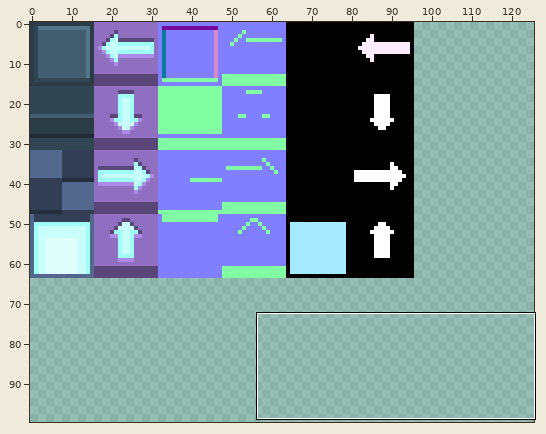
Sprite sheet: assets/tileset.png. The picture above shows the old version from afar; the outline marks the close-up.
Close-up. Before the commit:
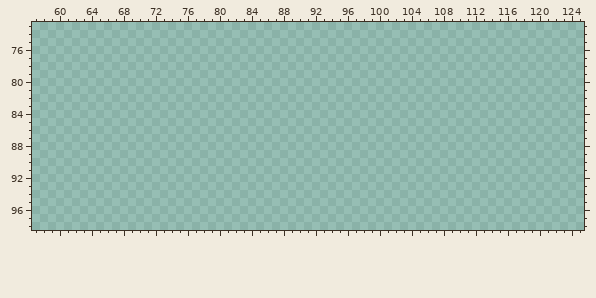
The file is 128x128 pixels. Shown: x 57..125, y 73..98. The wide view leaves out empty margins. The commit also changed other parts of the picture, which this record leaves out.
Now the later version:
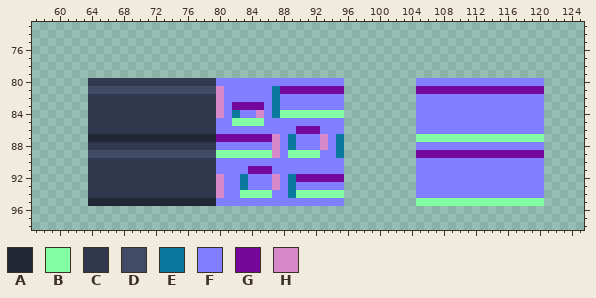
Palette (. is transparent): A #222736  B #82ffa3  C #30384d  D #404b66  E #0b799e  F #807fff  G #75079a  H #d788c9
Diff:
y 80: x 64..95 ................................ -> CCCCCCCCCCCCCCCCFFFFFFFFFFFFFFFF; x 105..120 ................ -> FFFFFFFFFFFFFFFF
y 81: x 64..95 ................................ -> DDDDDDDDDDDDDDDDHFFFFFFEGGGGGGGG; x 105..120 ................ -> GGGGGGGGGGGGGGGG
y 82: x 64..95 ................................ -> CCCCCCCCCCCCCCCCHFFFFFFEFFFFFFFF; x 105..120 ................ -> FFFFFFFFFFFFFFFF
y 83: x 64..95 ................................ -> CCCCCCCCCCCCCCCCHFGGGGFEFFFFFFFF; x 105..120 ................ -> FFFFFFFFFFFFFFFF
y 84: x 64..95 ................................ -> CCCCCCCCCCCCCCCCHFEFFHFEBBBBBBBB; x 105..120 ................ -> FFFFFFFFFFFFFFFF
y 85: x 64..95 ................................ -> CCCCCCCCCCCCCCCCFFBBBBFFFFFFFFFF; x 105..120 ................ -> FFFFFFFFFFFFFFFF
y 86: x 64..95 ................................ -> CCCCCCCCCCCCCCCCFFFFFFFFFFGGGFFF; x 105..120 ................ -> FFFFFFFFFFFFFFFF
y 87: x 64..95 ................................ -> AAAAAAAAAAAAAAAAGGGGGGGHFEFFFHFE; x 105..120 ................ -> BBBBBBBBBBBBBBBB
y 88: x 64..95 ................................ -> CCCCCCCCCCCCCCCCFFFFFFFHFEFFFHFE; x 105..120 ................ -> FFFFFFFFFFFFFFFF
y 89: x 64..95 ................................ -> DDDDDDDDDDDDDDDDBBBBBBBHFBBBBFFE; x 105..120 ................ -> GGGGGGGGGGGGGGGG
y 90: x 64..95 ................................ -> CCCCCCCCCCCCCCCCFFFFFFFFFFFFFFFF; x 105..120 ................ -> FFFFFFFFFFFFFFFF
y 91: x 64..95 ................................ -> CCCCCCCCCCCCCCCCFFFFGGGFFFFFFFFF; x 105..120 ................ -> FFFFFFFFFFFFFFFF
y 92: x 64..95 ................................ -> CCCCCCCCCCCCCCCCHFFEFFFHFEGGGGGG; x 105..120 ................ -> FFFFFFFFFFFFFFFF
y 93: x 64..95 ................................ -> CCCCCCCCCCCCCCCCHFFEFFFHFEFFFFFF; x 105..120 ................ -> FFFFFFFFFFFFFFFF
y 94: x 64..95 ................................ -> CCCCCCCCCCCCCCCCHFFBBBBFFEBBBBBB; x 105..120 ................ -> FFFFFFFFFFFFFFFF
y 95: x 64..95 ................................ -> AAAAAAAAAAAAAAAAFFFFFFFFFFFFFFFF; x 105..120 ................ -> BBBBBBBBBBBBBBBB
